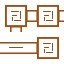
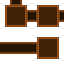
The second (64, 64) image is a revision of the first. Changes to its layers:
painted on "Rectangle 1 copy 2" over [37, 37, 59, 59]
painted on "Rectangle 1 copy" over [37, 5, 59, 27]
painted on "Rectangle 1" over [5, 5, 27, 27]
added group "Group 1" with 4 layers over [0, 0, 64, 54]
moved "Rectangle 5" into group "Group 1", painted on it over [58, 10, 64, 22]
added layer "Rectangle 6" in group "Group 1" over [10, 0, 22, 6]
moved "Rectangle 4" into group "Group 1", painted on it over [26, 10, 38, 22]
removed layer "Rectangle 3" over [10, 26, 22, 32]
moved "Rectangle 2" into group "Group 1", painted on it over [0, 42, 38, 54]
